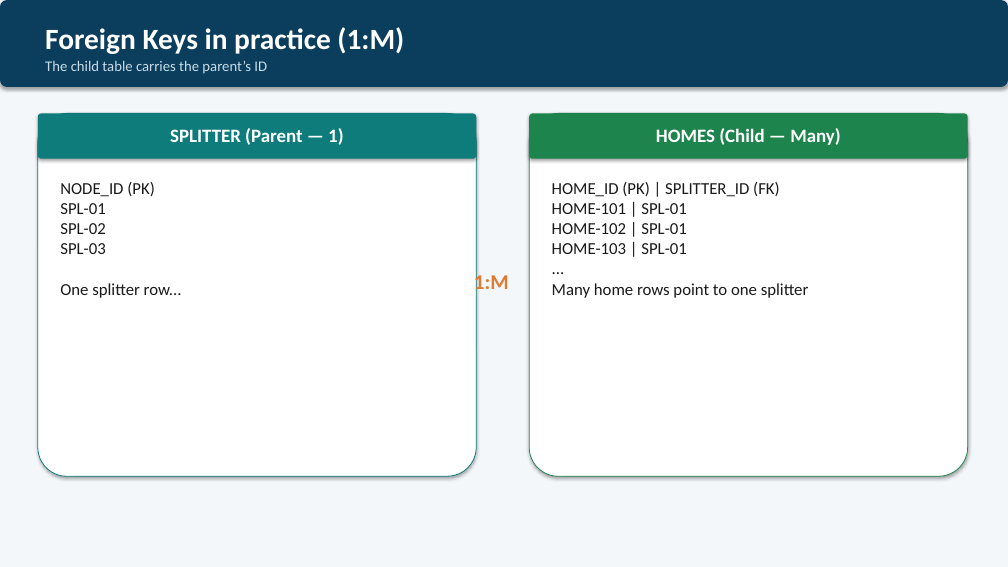
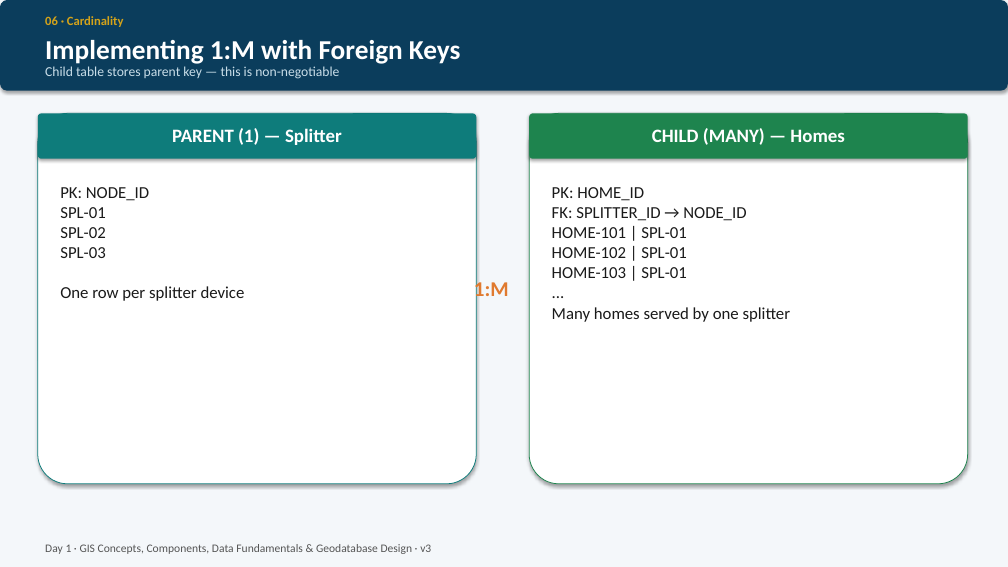
Before and after one commit to Maziarkarimi88/CursorMaziar, a slide deck: slide 29 of GIS_Telecom_Training/Day1_GIS_Fundamentals/presentation/Day1_GIS_Telecom_Concepts_Presentation_v3.pptx (slide 12 before the commit). Drawn at 1008x567 pixels with LibreOffice and Linux fonts; fonts in the diff are those of the drawing. Boxes give left, top, right and bottom in pixels: in the first picture for what was removed or moved away, otherwise in the second. Text is boxed around its words. In the diff, an @@ line names an element or a change of style, - is before the commit and + after.

```diff
--- a/GIS_Telecom_Training/Day1_GIS_Fundamentals/presentation/Day1_GIS_Telecom_Concepts_Presentation_v3.pptx
+++ b/GIS_Telecom_Training/Day1_GIS_Fundamentals/presentation/Day1_GIS_Telecom_Concepts_Presentation_v3.pptx
@@ rounded rectangle resized from (x1=0, y1=0, x2=1008, y2=87) to (x1=0, y1=0, x2=1008, y2=91) @@
@@ text added at (x1=45, y1=16, x2=123, y2=27), 12 pt, text #D4A31A, bold @@
+06 · Cardinality
@@ text at (x1=45, y1=40, x2=461, y2=64): text changed; size 28 to 26 pt @@
-Foreign Keys in practice (1:M)
+Implementing 1:M with Foreign Keys
@@ text at (x1=45, y1=66, x2=339, y2=79): text changed; size 14 to 13 pt @@
-The child table carries the parent’s ID
+Child table stores parent key — this is non-negotiable
@@ rounded rectangle resized from (x1=38, y1=113, x2=476, y2=476) to (x1=38, y1=113, x2=476, y2=484) @@
@@ rounded rectangle resized from (x1=529, y1=113, x2=968, y2=476) to (x1=529, y1=113, x2=968, y2=484) @@
@@ text at (x1=172, y1=128, x2=342, y2=145): text changed @@
-SPLITTER (Parent — 1)
+PARENT (1) — Splitter
@@ text at (x1=652, y1=128, x2=844, y2=145): text changed @@
-HOMES (Child — Many)
+CHILD (MANY) — Homes
@@ text at (x1=60, y1=187, x2=245, y2=301): text changed @@
-NODE_ID (PK)
-SPL-01
-SPL-02
-SPL-03
-One splitter row...
+PK: NODE_ID
+SPL-01
+SPL-02
+SPL-03
+One row per splitter device
@@ text at (x1=552, y1=187, x2=791, y2=322): text changed @@
-HOME_ID (PK) | SPLITTER_ID (FK)
-HOME-101 | SPL-01
-HOME-102 | SPL-01
-HOME-103 | SPL-01
-...
-Many home rows point to one splitter
+PK: HOME_ID
+FK: SPLITTER_ID → NODE_ID
+HOME-101 | SPL-01
+HOME-102 | SPL-01
+HOME-103 | SPL-01
+...
+Many homes served by one splitter
@@ text "1:M" moved from (x1=474, y1=271, x2=509, y2=295) to (x1=474, y1=279, x2=509, y2=303) @@
@@ text added at (x1=45, y1=544, x2=431, y2=554), 11 pt, text #555555 @@
+Day 1 · GIS Concepts, Components, Data Fundamentals & Geodatabase Design · v3
```
Also in this commit, not shown: 3 other slides changed, 32 slides added, 15 slides removed, 1 other file.
